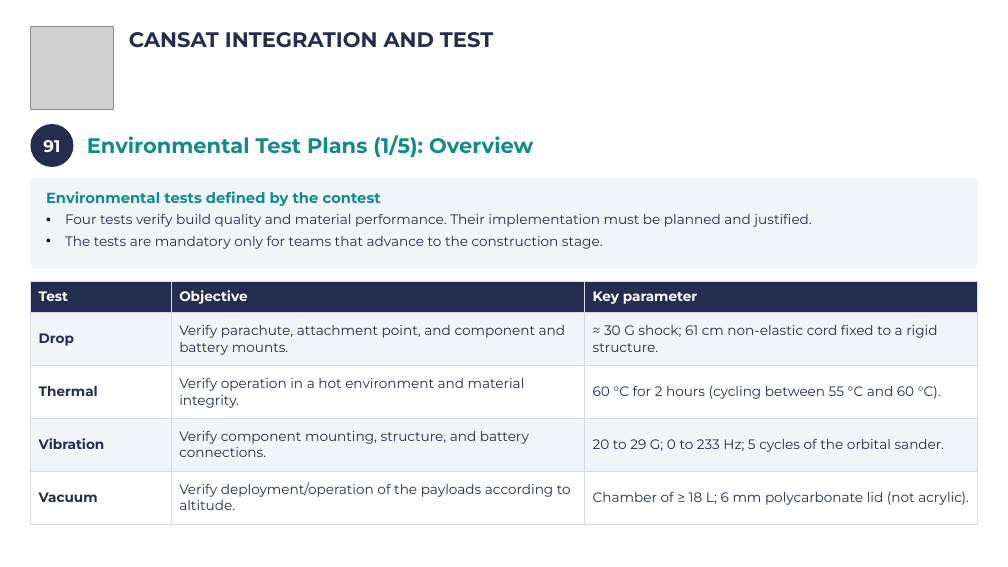
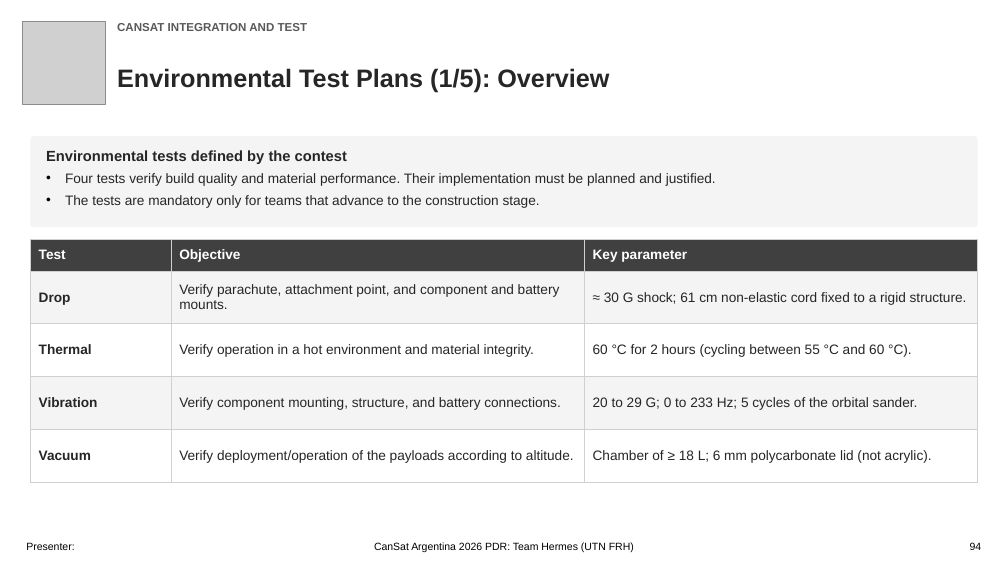
Before and after one commit to Caetano18/proyecto, a slide deck: slide 94 of cansat_pdr/laminas_plantilla/CanSat_PDR_Hermes_completo.pptx. Drawn at 1008x567 pixels with LibreOffice and Linux fonts; fonts in the diff are those of the drawing; grey boxes stand for pictures; background and template pictures are left out. Boxes give left, top, right and bottom in pixels: in the first picture for what was removed or moved away, otherwise in the second. Text is boxed around its words. In the diff, an @@ line names an element or a change of style, - is before the commit and + after.

```diff
--- a/cansat_pdr/laminas_plantilla/CanSat_PDR_Hermes_completo.pptx
+++ b/cansat_pdr/laminas_plantilla/CanSat_PDR_Hermes_completo.pptx
@@ picture: place and size @@
-picture at [30, 26, 113, 109]
+picture at [23, 21, 106, 104]
@@ text "CANSAT INTEGRATION AND TEST": place and size @@
-text "CANSAT INTEGRATION AND TEST" at [129, 32, 493, 48]
+text "CANSAT INTEGRATION AND TEST" at [117, 23, 308, 31]
@@ text "CANSAT INTEGRATION AND TEST" at [117, 23, 308, 31]: size 20 to 11 pt, font Montserrat to Arial, text colour #242C4F to #595959 @@
@@ text "Environmental Test Plans (1/5): Overview": place and size @@
-text "Environmental Test Plans (1/5): Overview" at [87, 135, 533, 157]
+text "Environmental Test Plans (1/5): Overview" at [117, 68, 609, 92]
@@ text "Environmental Test Plans (1/5): Overview" at [117, 68, 609, 92]: size 20 to 24 pt, font Montserrat to Arial, text colour #138A8A to #262626 @@
@@ rounded rectangle "Environmental tests defined by the ...": place and size @@
-rounded rectangle "Environmental tests defined by the ..." at [30, 178, 978, 268]
+rounded rectangle "Environmental tests defined by the ..." at [30, 136, 978, 227]
@@ rounded rectangle "Environmental tests defined by the ..." at [30, 136, 978, 227]: font Montserrat to Arial; text colour #138A8A to #262626 in "Environmental tests defined by the contest"; text colour #242C4F to #262626 in "Four tests verify build quality and material ...", "The tests are mandatory only for teams ..."; fill #F1F4F9 to #F4F4F4 @@
@@ ellipse removed at [30, 124, 73, 167] @@
-91
@@ table at [30, 240, 978, 483] @@
@@ fill #242C4F to #404040 in row 1 @@
@@ fill #F1F4F9 to #F4F4F4 in 6 cells @@
@@ font Montserrat to Arial, text colour #242C4F to #262626 @@
@@ borders changed @@
@@ table: place and size @@
-table at [30, 281, 978, 525]
+table at [30, 240, 978, 483]
@@ text added at [26, 542, 74, 550], 10 pt, text #000000 @@
+Presenter:
@@ text added at [374, 542, 634, 552], 10 pt, text #000000 @@
+CanSat Argentina 2026 PDR: Team Hermes (UTN FRH)
@@ text added at [970, 542, 982, 550], 10 pt, text #000000 @@
+94
```
Also in this commit, not shown: 105 other slides changed, 42 other files.
